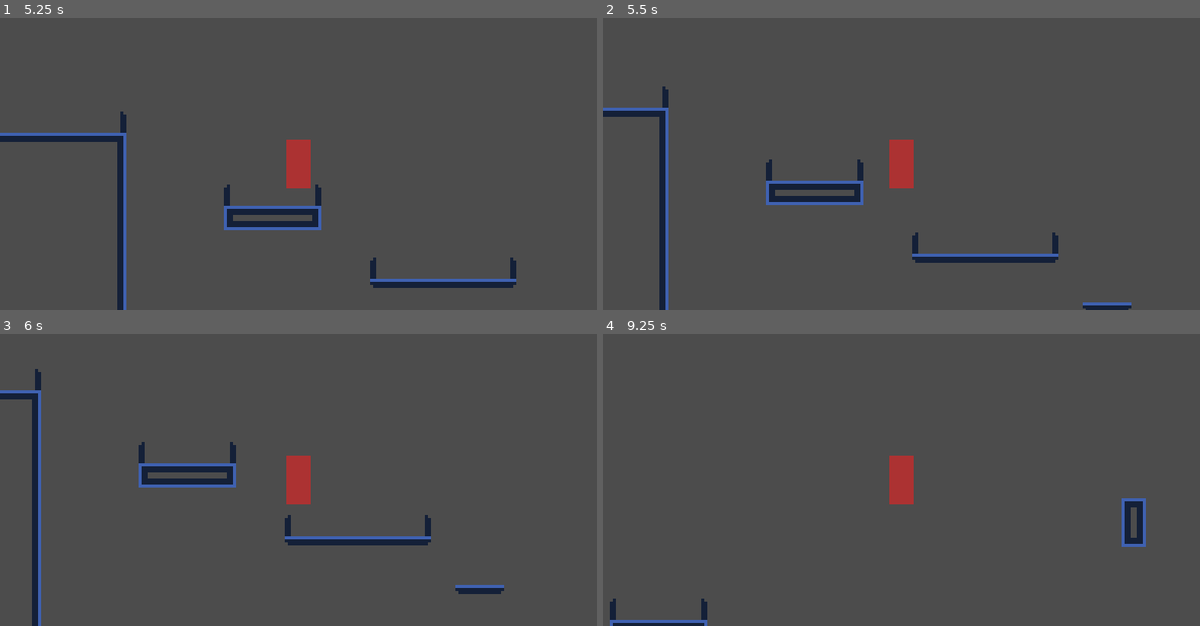
Above: before the commit, frames 1-4 (two rows, left to right).
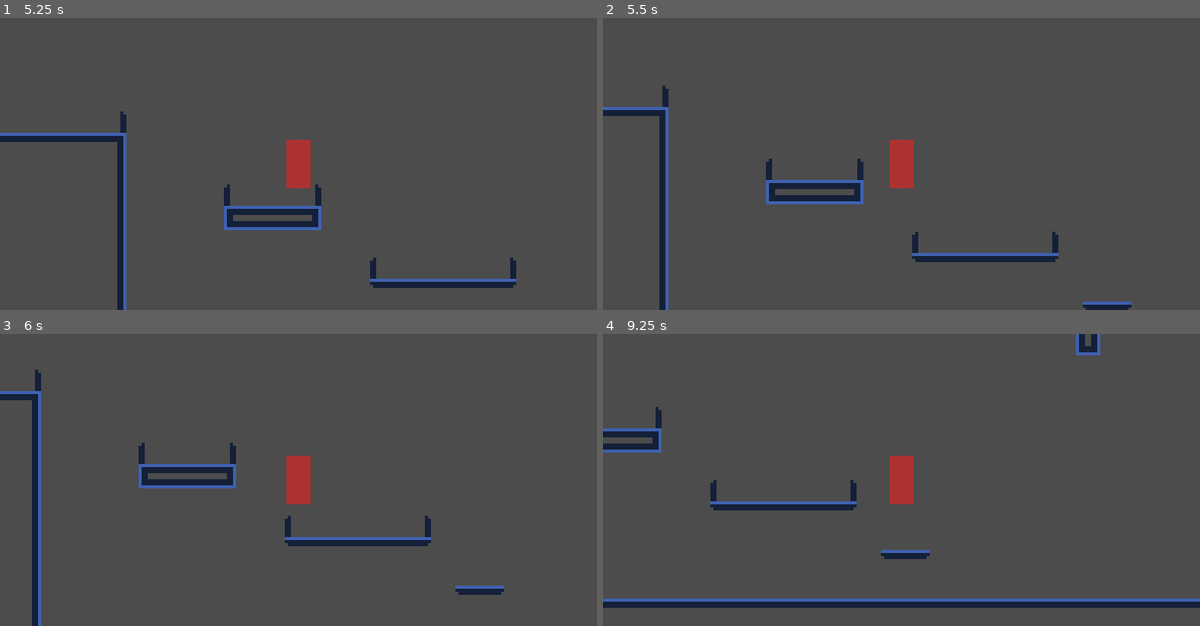
Above: after the commit, the same moments.

Repository: ChaosWitchNikol/this-unnamed-sci-fi-metroidvania
Game: Godot game, scene res://Main.tscn
Two runs of this game, one before a commit and one after it. Both use one fixed random seed, a clock stepped at 60 frames per second and the inputs below.
Inputs:
- Up to frame 1 (5.25 s): hold Right (ui_right) 0.53-2.03 s; tap Space (ui_select) at 0.6, 0.77, 1.07, 1.35, 1.52, 1.82, 2.1, 2.85, 3.02, 3.32, 3.6, 3.77, 4.07, 4.35, 4.52, 4.82, 5.1 s; hold Left (ui_left) 2.03-2.78 s; hold Right (ui_right) 2.78-4.28 s; hold Left (ui_left) 4.28-5.03 s; hold Right (ui_right) from 5.03 s (still down)
- Up to frame 2 (5.5 s): keep holding Right (ui_right)
- Up to frame 3 (6 s): release Right (ui_right) at 5.78 s; hold Left (ui_left) from 5.78 s (still down); tap Space (ui_select) at 5.85 s
- Up to frame 4 (9.25 s): tap Space (ui_select) at 6.02, 6.32, 6.6, 6.77, 7.07, 7.35, 7.52, 7.82, 8.1, 8.85, 9.02 s; release Left (ui_left) at 7.28 s; hold Right (ui_right) from 7.28 s (still down)

Frame 1 is identical in both runs. In frame 2, 0.6% of the frame differs, in the area x 0-89%, y 23-100%; in frame 3, 0.6%; in frame 4, 6.2%, in the area x 0-100%, y 0-100%.

Commit message:
player snapping on slopes

Diff:
--- a/src/Main.tscn
+++ b/src/Main.tscn
@@ -9,7 +9,7 @@
 tile_set = ExtResource( 1 )
 cell_size = Vector2( 8, 8 )
 format = 1
-tile_data = PoolIntArray( 65537, 5, 0, 65538, 5, 0, 65539, 5 …(3761 unchanged characters)… , 0, 1638457, 1, 0, 1638458, 1, 0, 1638459, 18, 0, 1638492, 26, 0, 1638513, 3, 0, 1704029, 26, 0 …(331 unchanged characters)…
+tile_data = PoolIntArray( 65537, 5, 0, 65538, 5, 0, 65539, 5 …(3761 unchanged characters)… , 0, 1638457, 1, 0, 1638458, 1, 0, 1638492, 26, 0, 1638513, 3, 0, 1704029, 26, 0 …(331 unchanged characters)…
 
 [node name="Player" parent="." instance=ExtResource( 2 )]
 position = Vector2( 123.534, 92.5509 )
--- a/src/Player.gd
+++ b/src/Player.gd
@@ -2,6 +2,9 @@
 
 #	DEFINE constants
 const FLOOR_VECTOR : Vector2 = Vector2(0, -1)
+const SNAP_VECTOR : Vector2 = Vector2(0, 16)
+const MAX_SLOPE_DEGREE : float = deg2rad(60)
+const JUMP_SNAP_VECTOR : Vector2 = Vector2(0, 0)
 
 #	GET all nodes to variables
 onready var nextJumpTimeout = get_node("NextJumpTimeout")
@@ -34,6 +37,8 @@
 func _physics_process(delta : float) -> void:
 	#	calculate gravity
 	linear_velocity.y +=  delta * GRAVITY * MASS
+	#	set snap vector
+	var snap_vector : Vector2 = SNAP_VECTOR
 
 
 	if is_on_floor():
@@ -55,6 +60,7 @@
 			jumps_count += 1
 			can_jump = false
 			nextJumpTimeout.start(NEXT_JUMP_DELAY / 1000.0)
+			snap_vector = JUMP_SNAP_VECTOR
 
 
 	linear_velocity.x = 0
@@ -64,7 +70,7 @@
 		linear_velocity.x = MOVEMENT_SPEED
 
 
-	move_and_slide(linear_velocity, FLOOR_VECTOR, true)
+	move_and_slide_with_snap(linear_velocity, snap_vector, FLOOR_VECTOR, true, 4, MAX_SLOPE_DEGREE, false)
 
 
 
